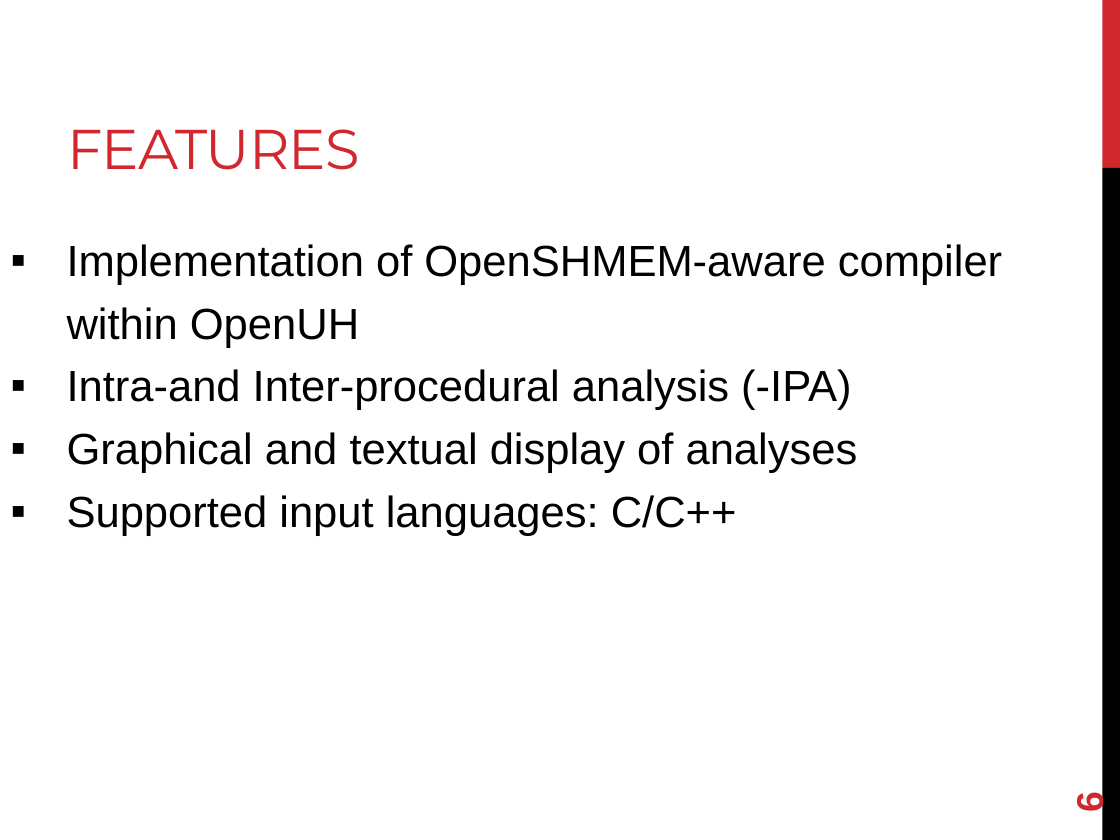
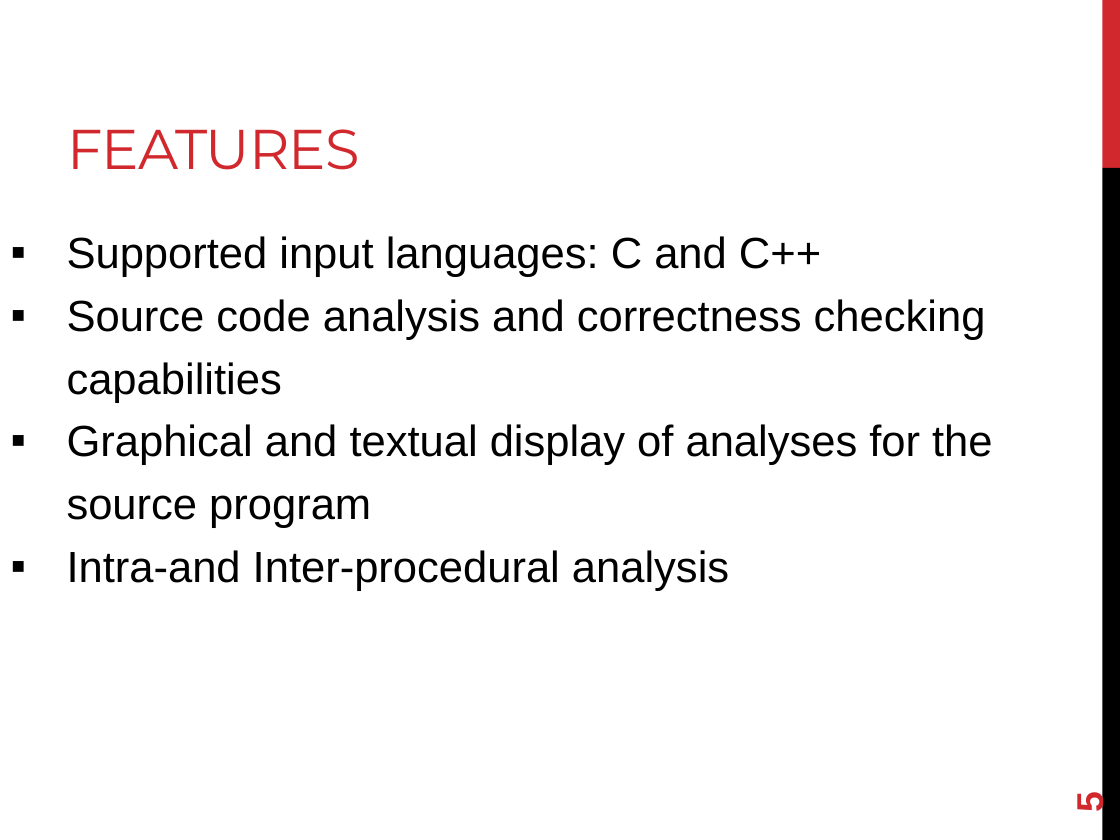
Before and after one commit to openshmem-org/sc14-tutorial, a slide deck: slide 5 of SHMEM-Analyzer.pptx (slide 6 before the commit). Drawn at 1120x840 pixels with LibreOffice and Linux fonts; fonts in the diff are those of the drawing. Boxes give left, top, right and bottom in pixels: in the first picture for what was removed or moved away, otherwise in the second. Text is boxed around its words. In the diff, an @@ line names an element or a change of style, - is before the commit and + after.

Commit message:
Finish a first version of the SHMEM Analyzer slides

```diff
--- a/SHMEM-Analyzer.pptx
+++ b/SHMEM-Analyzer.pptx
@@ text at box(67, 236, 993, 591): text changed @@
-▪ Implementation of OpenSHMEM-aware compiler within OpenUH
-▪ Intra-and Inter-procedural analysis (-IPA)
-▪ Graphical and textual display of analyses
-▪ Supported input languages: C/C++
+▪ Supported input languages: C and C++
+▪ Source code analysis and correctness checking capabilities
+▪ Graphical and textual display of analyses for the source program
+▪ Intra-and Inter-procedural analysis
@@ page number at box(1069, 794, 1111, 813): text changed @@
-6
+5
```
Also in this commit, not shown: 8 other slides changed, 2 slides added, 3 slides removed.
